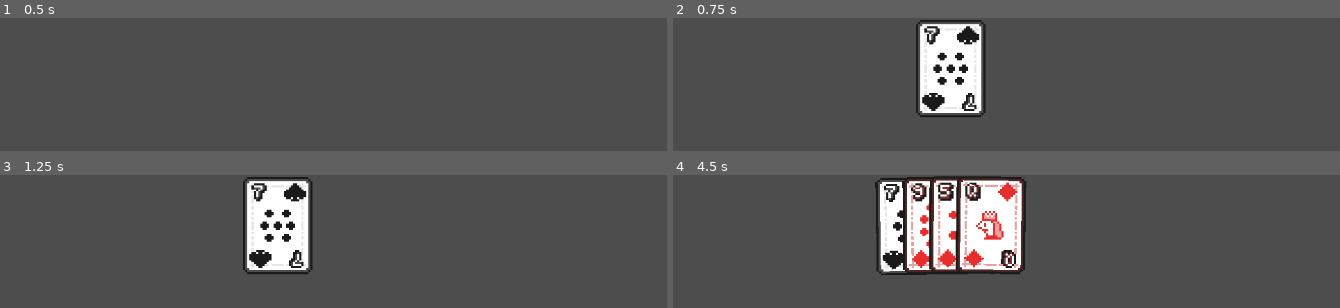
Above: before the commit, frames 1-4 (two rows, left to right).
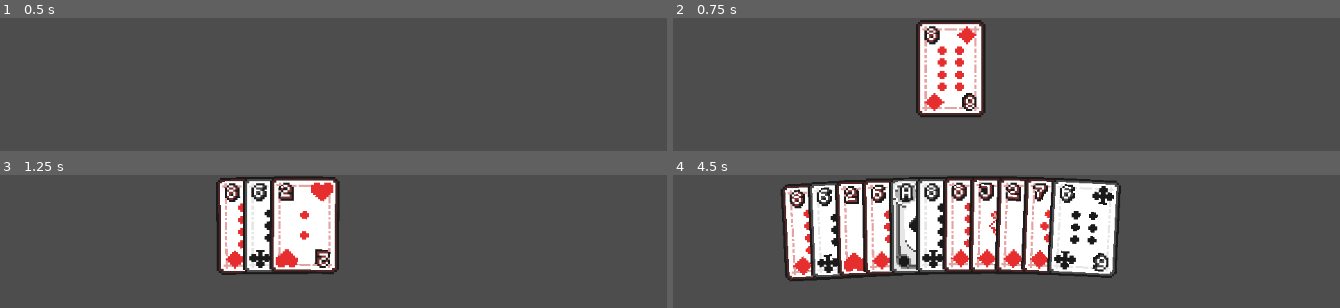
Above: after the commit, the same moments.

Repository: QuisVenator/godot_wizard
Game: Godot game, scene res://root.tscn
Two runs of this game, one before a commit and one after it. Both use one fixed random seed, a clock stepped at 60 frames per second and the inputs below.
Inputs (mouse positions are in pixels of both pictures, inside the frame that each line leads up to):
- Up to frame 1 (0.5 s): no input
- Up to frame 2 (0.75 s): tap Enter (ui_accept) at 0.5 s; move the mouse to (outside the picture) at 0.52 s; click (outside the picture) at 0.6 s
- Up to frame 3 (1.25 s): tap Enter (ui_accept) at 0.77, 1.07 s; right-click (outside the picture) at 0.8 s
- Up to frame 4 (4.5 s): move the mouse to (outside the picture) at 1.27 s; right-click (outside the picture) at 1.35 s; tap Enter (ui_accept) at 1.52, 1.55, 1.82, 2.1, 2.75, 3.02, 3.32, 3.77, 3.8, 4.07 s; move the mouse to (1153, 301) at 2.02 s; click (1153, 301) at 2.3 s; move the mouse to (outside the picture) at 2.77 s; click (outside the picture) at 2.85 s; right-click (outside the picture) at 3.05 s; move the mouse to (outside the picture) at 3.52 s; right-click (outside the picture) at 3.6 s; move the mouse to (outside the picture) at 4.27 s; click (outside the picture) at 4.35 s

Frame 1 is identical in both runs. In frame 2, 3.2% of the frame differs, in the area x 36-47%, y 3-73%; in frame 3, 8.9%; in frame 4, 30%, in the area x 16-68%, y 0-80%.

Commit message:
Cards can be played

Diff:
--- a/Playarea.gd
+++ b/Playarea.gd
@@ -3,9 +3,6 @@
 const card_base = preload("res://assets/cards/card_base.tscn")
 const hand = preload("res://PlayerHand.gd")
 const card_database = preload("res://assets/cards/CardDatabase.gd")
-
-
-# rad1 = card.size[0] / 2
 
 # Called when the node enters the scene tree for the first time.
 func _ready():
@@ -14,10 +11,8 @@
 
 # Called every frame. 'delta' is the elapsed time since the previous frame.
 func _process(delta):
-	pass
-
-func _input(event):
-	if Input.is_action_just_pressed("leftclick"):
+	# Handle inputs
+	if Input.is_action_just_pressed("ui_accept"):
 		var card = card_base.instantiate().setup((randi_range(3, 53)))
 
 		$PlayerHand.add_card(card)
--- /dev/null
+++ b/PlayedCards.gd
@@ -0,0 +1,16 @@
+extends Node2D
+
+
+# Called when the node enters the scene tree for the first time.
+func _ready():
+	pass # Replace with function body.
+
+
+# Called every frame. 'delta' is the elapsed time since the previous frame.
+func _process(delta):
+	pass
+
+func play_card(card):
+	card.reparent(self)
+	card.global_position = global_position - (card.size / 2).rotated(card.rotation) + Vector2(randi_range(-10, 10), randi_range(-10, 10))
+	card.rotation += randf_range(-0.5, 0.5)
--- a/PlayerHand.gd
+++ b/PlayerHand.gd
@@ -1,9 +1,11 @@
 extends Node2D
 
 @onready var hand_center = Vector2(get_viewport().size) * Vector2(0.5, 2.65)
+# rad1 = card.size[0] / 2
 @onready var rad2 = get_viewport().size[1] * 4
 
 var cards = []
+var selected_card = null
 
 # Called when the node enters the scene tree for the first time.
 func _ready():
@@ -12,8 +14,10 @@
 
 # Called every frame. 'delta' is the elapsed time since the previous frame.
 func _process(delta):
-	pass
-
+	if Input.is_action_just_pressed("rightclick") and selected_card != null:
+		remove_card(selected_card)
+	elif Input.is_action_just_pressed("leftclick") and selected_card != null:
+		play_card(selected_card)
 
 func highlight(card):
 	for c in get_children():
@@ -21,6 +25,12 @@
 			c.set_modulate(Color(0.5, 0.5, 0.5))
 		else:
 			c.set_modulate(Color(1, 1, 1))
+
+func select_card(card):
+	selected_card = card
+
+func deselect_card():
+	selected_card = null
 
 func unhighlight():
 	for c in get_children():
@@ -33,9 +43,21 @@
 	print("Card added to scene.")
 
 func remove_card(card):
+	if selected_card == card:
+		deselect_card()
+
 	cards.erase(card)
 	remove_child(card)
+	# Delete node
+	card.queue_free()
+	arrange_cards()
 	print("Card removed from scene.")
+
+func play_card(card):
+	$"../PlayedCards".play_card(card)
+	cards.erase(card)
+	arrange_cards()
+	print("Card played.")
 
 func arrange_cards():
 	var num_cards = cards.size()
--- a/assets/cards/CardBase.gd
+++ b/assets/cards/CardBase.gd
@@ -4,6 +4,9 @@
 var CardId = CardDatabase.BACK
 var CardInfo
 var original_z_index = 0
+static var mouse_over_card = null
+static var next_mouse_over_card = null
+
 
 func setup(card_id: int):
 	CardId = card_id
@@ -25,14 +28,32 @@
 	pass
 
 func mouse_over():
+	if mouse_over_card != null:
+		next_mouse_over_card = self
+		return
+
+	mouse_over_card = self
 	get_parent().highlight(self)
+	get_parent().select_card(self)
 	position = position - (size * 0.05).rotated(rotation) + Vector2(0, -size[1]/8).rotated(rotation)
 	$Card.scale = size/$Card.texture.get_size() * 1.1
 	self.original_z_index = $Card.z_index
 	$Card.z_index = 3000
 
 func mouse_exit():
+	if mouse_over_card != self:
+		if next_mouse_over_card == self:
+			next_mouse_over_card = null
+		return
+
+	mouse_over_card = null
 	get_parent().unhighlight()
+	get_parent().deselect_card()
 	position = position + (size * 0.05).rotated(rotation) + Vector2(0, size[1]/8).rotated(rotation)
 	$Card.scale = size/$Card.texture.get_size() * 1
 	$Card.z_index = self.original_z_index
+
+	if next_mouse_over_card != null:
+		var temp = next_mouse_over_card
+		next_mouse_over_card = null
+		temp.mouse_over()
--- a/project.godot
+++ b/project.godot
@@ -26,6 +26,11 @@
 "events": [Object(InputEventMouseButton,"resource_local_to_scene":false,"resource_name":"","device":-1,"window_id":0,"a …(253 unchanged characters)…
 ]
 }
+rightclick={
+"deadzone": 0.5,
+"events": [Object(InputEventMouseButton,"resource_local_to_scene":false,"resource_name":"","device":-1,"window_id":0,"alt_pressed":false,"shift_pressed":false,"ctrl_pressed":false,"meta_pressed":false,"button_mask":0,"position":Vector2(0, 0),"global_position":Vector2(0, 0),"factor":1.0,"button_index":2,"canceled":false,"pressed":false,"double_click":false,"script":null)
+]
+}
 
 [rendering]
 
--- a/root.tscn
+++ b/root.tscn
@@ -1,10 +1,15 @@
-[gd_scene load_steps=3 format=3 uid="uid://bo8wrbqicfxhm"]
+[gd_scene load_steps=4 format=3 uid="uid://bo8wrbqicfxhm"]
 
 [ext_resource type="Script" path="res://Playarea.gd" id="1_ehkkb"]
 [ext_resource type="Script" path="res://PlayerHand.gd" id="2_06u1t"]
+[ext_resource type="Script" path="res://PlayedCards.gd" id="3_kvgn8"]
 
 [node name="Payarea" type="Node2D"]
 script = ExtResource("1_ehkkb")
 
 [node name="PlayerHand" type="Node2D" parent="."]
 script = ExtResource("2_06u1t")
+
+[node name="PlayedCards" type="Node2D" parent="."]
+position = Vector2(576, 324)
+script = ExtResource("3_kvgn8")
